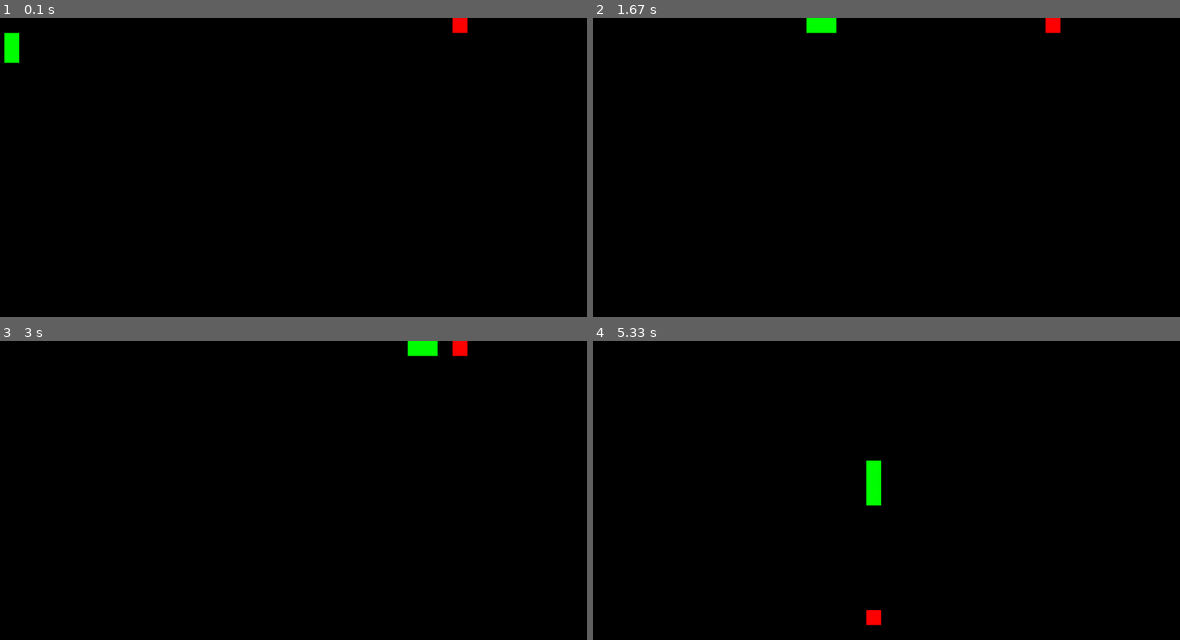
Above: before the commit, frames 1-4 (two rows, left to right).
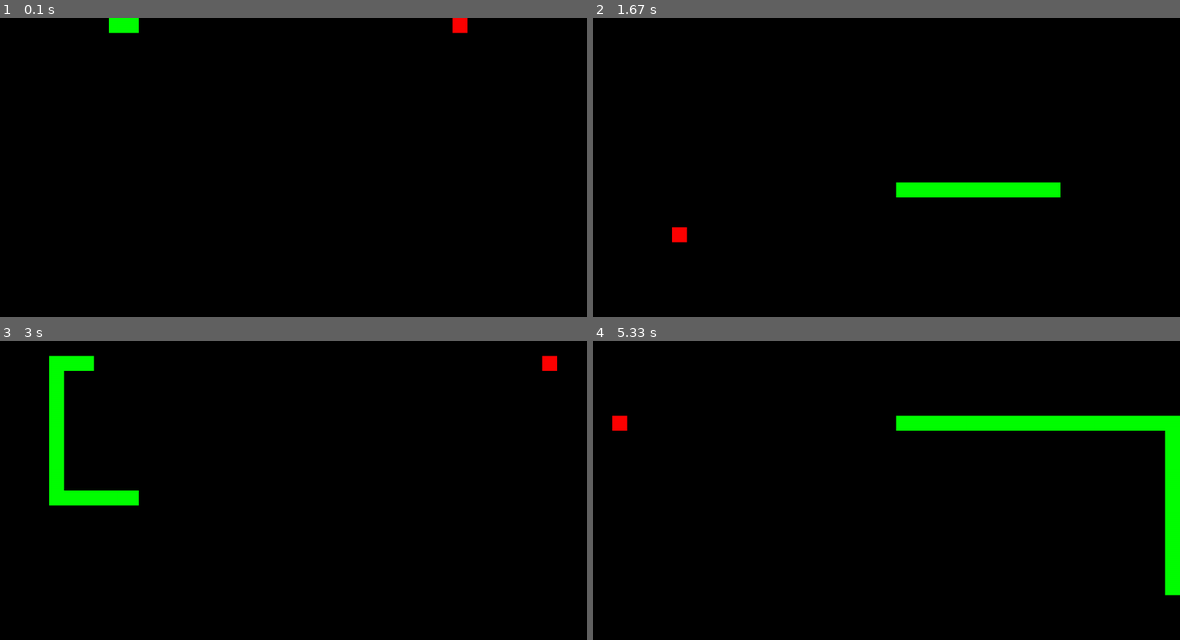
Above: after the commit, the same moments.

Repository: ShenoySameer/SnakeGameAlgorithm
Game: pygame game, started from Main.py
Same seed, same stepped clock (60 frames per second), same inputs: the game is played once before the commit and once after it.
Inputs:
- Up to frame 1 (0.1 s): no input
- Up to frame 2 (1.67 s): no input
- Up to frame 3 (3 s): no input
- Up to frame 4 (5.33 s): no input

The runs differ from the first frame. In frame 1, 0.5% of the frame differs, in the area x 0-24%, y 0-16%; in frame 2, 2.0%; in frame 3, 2.7%; in frame 4, 4.6%, in the area x 3-100%, y 24-96%.

Commit message:
Add files via upload

Diff:
--- a/Algorithm.py
+++ b/Algorithm.py
@@ -14,8 +14,13 @@
         E.add(node)
 
     while Q:
+        temp_E = E
         path = Q.popleft()
         v = path[-1]
+        print(path)
+        if len(path) <= len(snake):
+            if snake[-len(path)] in E:
+                E.remove(snake[-len(path)])
         for num in G[v]:
             if num not in E:
                 Q.append(path + [num])
--- a/Main.py
+++ b/Main.py
@@ -29,7 +29,7 @@
     all_points = list(grid.keys())
     apple = random.choice(list(set(all_points)-set(snake)))
     last_apple = None
-    delay = 100
+    delay = 10
 
     while True:
         drawGrid()
